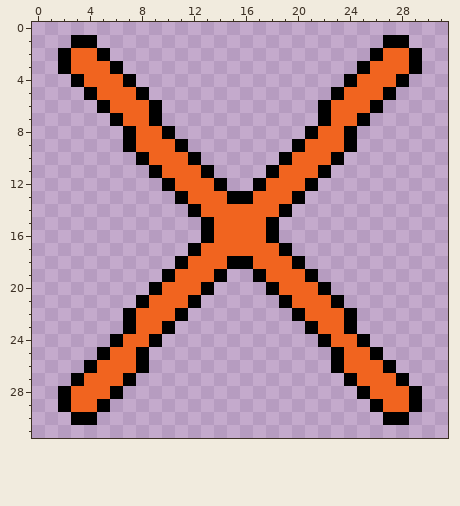
Pixel-art file, stored at assets/in_progress_sprites/buttons/x_button/base_button.aseprite. Above, as it was before the edit.
32x32 pixels, 1 frame.
Now the later version:
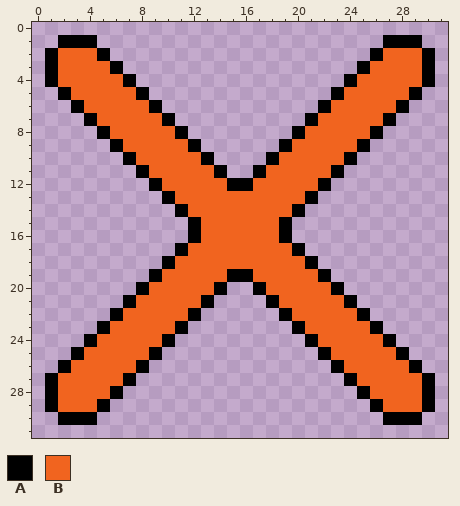
Palette (. is transparent): A #000000  B #f1641f
What changed:
{"y":1,"x":2,"old":".","new":"A"}
{"y":1,"x":29,"old":".","new":"A"}
{"y":2,"x":1,"old":".A","new":"AB"}
{"y":2,"x":29,"old":"A.","new":"BA"}
{"y":3,"x":1,"old":".A","new":"AB"}
{"y":3,"x":29,"old":"A.","new":"BA"}
{"y":4,"x":1,"old":"..A","new":"ABB"}
{"y":4,"x":28,"old":"A..","new":"BBA"}
{"y":5,"x":2,"old":"..A","new":"ABB"}
{"y":5,"x":27,"old":"A..","new":"BBA"}
{"y":6,"x":3,"old":"..A","new":"ABB"}
{"y":6,"x":26,"old":"A..","new":"BBA"}
{"y":7,"x":4,"old":"..A","new":"ABB"}
{"y":7,"x":9,"old":"A.","new":"BA"}
{"y":7,"x":21,"old":".A","new":"AB"}
{"y":7,"x":25,"old":"A..","new":"BBA"}
{"y":8,"x":5,"old":"..A","new":"ABB"}
{"y":8,"x":10,"old":"A.","new":"BA"}
{"y":8,"x":20,"old":".A","new":"AB"}
{"y":8,"x":24,"old":"A..","new":"BBA"}
{"y":9,"x":6,"old":".A","new":"AB"}
{"y":9,"x":11,"old":"A.","new":"BA"}
{"y":9,"x":19,"old":".A","new":"AB"}
{"y":9,"x":24,"old":"A.","new":"BA"}
{"y":10,"x":7,"old":".A","new":"AB"}
{"y":10,"x":12,"old":"A.","new":"BA"}
{"y":10,"x":18,"old":".A","new":"AB"}
{"y":10,"x":23,"old":"A.","new":"BA"}
{"y":11,"x":8,"old":".A","new":"AB"}
{"y":11,"x":13,"old":"A.","new":"BA"}
{"y":11,"x":17,"old":".A","new":"AB"}
{"y":11,"x":22,"old":"A.","new":"BA"}
{"y":12,"x":9,"old":".A","new":"AB"}
{"y":12,"x":14,"old":"A..A","new":"BAAB"}
{"y":12,"x":21,"old":"A.","new":"BA"}
{"y":13,"x":10,"old":".A","new":"AB"}
{"y":13,"x":15,"old":"AA","new":"BB"}
{"y":13,"x":20,"old":"A.","new":"BA"}
{"y":14,"x":11,"old":".A","new":"AB"}
{"y":14,"x":19,"old":"A.","new":"BA"}
{"y":15,"x":12,"old":".A","new":"AB"}
{"y":15,"x":18,"old":"A.","new":"BA"}
{"y":16,"x":12,"old":".A","new":"AB"}
{"y":16,"x":18,"old":"A.","new":"BA"}
{"y":17,"x":11,"old":".A","new":"AB"}
{"y":17,"x":19,"old":"A.","new":"BA"}
{"y":18,"x":10,"old":".A","new":"AB"}
{"y":18,"x":15,"old":"AA","new":"BB"}
{"y":18,"x":20,"old":"A.","new":"BA"}
{"y":19,"x":9,"old":".A","new":"AB"}
{"y":19,"x":14,"old":"A..A","new":"BAAB"}
{"y":19,"x":21,"old":"A.","new":"BA"}
{"y":20,"x":8,"old":".A","new":"AB"}
{"y":20,"x":13,"old":"A.","new":"BA"}
{"y":20,"x":17,"old":".A","new":"AB"}
{"y":20,"x":22,"old":"A.","new":"BA"}
{"y":21,"x":7,"old":".A","new":"AB"}
{"y":21,"x":12,"old":"A.","new":"BA"}
{"y":21,"x":18,"old":".A","new":"AB"}
{"y":21,"x":23,"old":"A.","new":"BA"}
{"y":22,"x":6,"old":".A","new":"AB"}
{"y":22,"x":11,"old":"A.","new":"BA"}
{"y":22,"x":19,"old":".A","new":"AB"}
{"y":22,"x":24,"old":"A.","new":"BA"}
{"y":23,"x":5,"old":"..A","new":"ABB"}
{"y":23,"x":10,"old":"A.","new":"BA"}
{"y":23,"x":20,"old":".A","new":"AB"}
{"y":23,"x":24,"old":"A..","new":"BBA"}
{"y":24,"x":4,"old":"..A","new":"ABB"}
{"y":24,"x":9,"old":"A.","new":"BA"}
{"y":24,"x":21,"old":".A","new":"AB"}
{"y":24,"x":25,"old":"A..","new":"BBA"}
{"y":25,"x":3,"old":"..A","new":"ABB"}
{"y":25,"x":8,"old":"A.","new":"BA"}
{"y":25,"x":22,"old":".A","new":"AB"}
{"y":25,"x":26,"old":"A..","new":"BBA"}
{"y":26,"x":2,"old":"..A","new":"ABB"}
{"y":26,"x":27,"old":"A..","new":"BBA"}
{"y":27,"x":1,"old":"..A","new":"ABB"}
{"y":27,"x":28,"old":"A..","new":"BBA"}
{"y":28,"x":1,"old":".A","new":"AB"}
{"y":28,"x":29,"old":"A.","new":"BA"}
{"y":29,"x":1,"old":".A","new":"AB"}
{"y":29,"x":29,"old":"A.","new":"BA"}
{"y":30,"x":2,"old":".","new":"A"}
{"y":30,"x":29,"old":".","new":"A"}
